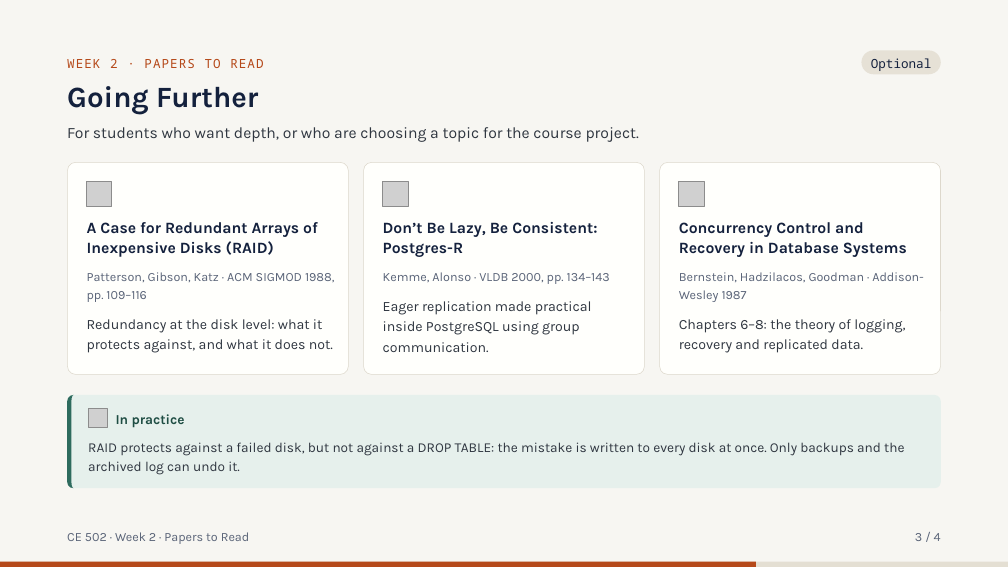
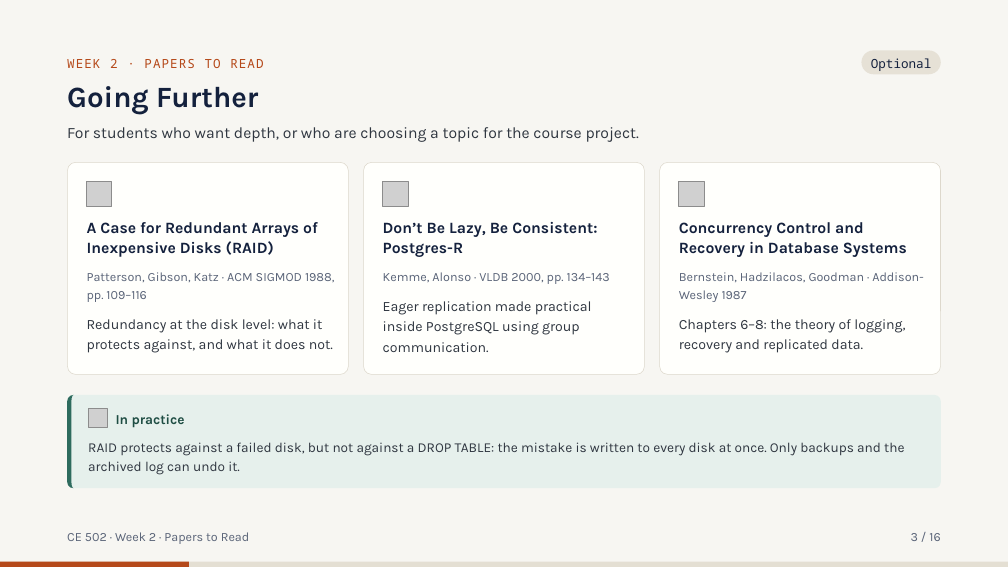
Before and after one commit to afnhsn-ibu/ce502-db, a slide deck: slide 55 of docs/slides/CE502_W02_Backup_Recovery_Replication.pptx. Drawn at 1008x567 pixels with LibreOffice and Linux fonts; fonts in the diff are those of the drawing; grey boxes stand for pictures. Boxes give left, top, right and bottom in pixels: in the first picture for what was removed or moved away, otherwise in the second. Text is boxed around its words. In the diff, an @@ line names an element or a change of style, - is before the commit and + after.

Commit message:
Add reading summaries for all 69 papers; republish weeks 1-5 decks
tools/reading_summaries holds the summary text (w01-w12.json), a checker,
the CE 502-style slide builder and the merge scripts. The weeks 1-5 decks
and PDFs now include two slides per paper in Papers to Read, and the week
and papers pages point to them.

```diff
--- a/docs/slides/CE502_W02_Backup_Recovery_Replication.pptx
+++ b/docs/slides/CE502_W02_Backup_Recovery_Replication.pptx
@@ text at <box>911,533,940,541</box>: text changed @@
-3 / 4
+3 / 16
@@ rectangle: place and size @@
-rectangle at <box>0,562,756,567</box>
+rectangle at <box>0,562,189,567</box>
```
Also in this commit, not shown: 2 other slides changed, 12 slides added, 46 other files.
